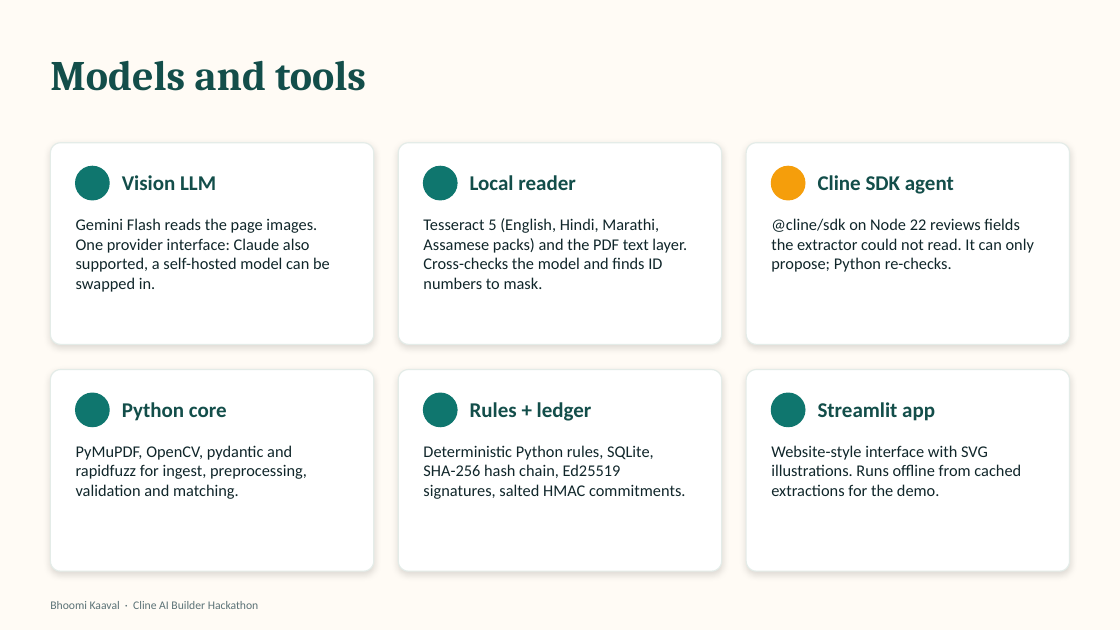
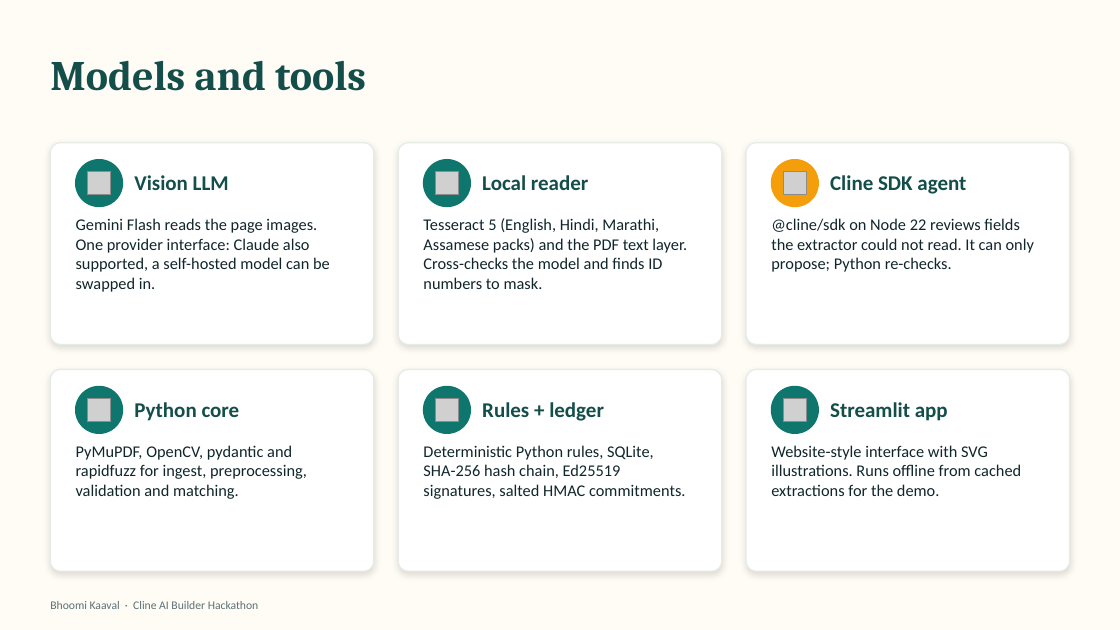
Before and after one commit to hardik23jain-glitch/ClueLess, a slide deck: slide 10 of docs/Bhoomi_Kaaval_Deck.pptx (slide 9 before the commit). Drawn at 1120x630 pixels with LibreOffice and Linux fonts; fonts in the diff are those of the drawing; grey boxes stand for pictures. Boxes give left, top, right and bottom in pixels: in the first picture for what was removed or moved away, otherwise in the second. Text is boxed around its words. In the diff, an @@ line names an element or a change of style, - is before the commit and + after.

Commit message:
docs: deck with icons and real app screenshots (16 slides), PDF re-exported

```diff
--- a/docs/Bhoomi_Kaaval_Deck.pptx
+++ b/docs/Bhoomi_Kaaval_Deck.pptx
@@ ellipse resized from (x1=76, y1=166, x2=109, y2=200) to (x1=76, y1=160, x2=123, y2=207) @@
@@ picture added at (x1=87, y1=171, x2=111, y2=195) @@
@@ text "Vision LLM" moved from (x1=122, y1=175, x2=216, y2=190) to (x1=134, y1=175, x2=229, y2=190) @@
@@ ellipse resized from (x1=423, y1=166, x2=457, y2=200) to (x1=423, y1=160, x2=471, y2=207) @@
@@ picture added at (x1=435, y1=171, x2=459, y2=195) @@
@@ text "Local reader" moved from (x1=470, y1=175, x2=575, y2=190) to (x1=482, y1=175, x2=588, y2=190) @@
@@ ellipse resized from (x1=771, y1=166, x2=805, y2=200) to (x1=771, y1=160, x2=818, y2=207) @@
@@ picture added at (x1=783, y1=171, x2=807, y2=195) @@
@@ text "Cline SDK agent" moved from (x1=818, y1=175, x2=954, y2=194) to (x1=830, y1=175, x2=966, y2=194) @@
@@ ellipse resized from (x1=76, y1=393, x2=109, y2=427) to (x1=76, y1=386, x2=123, y2=434) @@
@@ text "Python core" moved from (x1=122, y1=402, x2=227, y2=421) to (x1=134, y1=402, x2=240, y2=421) @@
@@ ellipse resized from (x1=423, y1=393, x2=457, y2=427) to (x1=423, y1=386, x2=471, y2=434) @@
@@ text "Rules + ledger" moved from (x1=470, y1=402, x2=592, y2=421) to (x1=482, y1=402, x2=604, y2=421) @@
@@ ellipse resized from (x1=771, y1=393, x2=805, y2=427) to (x1=771, y1=386, x2=818, y2=434) @@
@@ text "Streamlit app" moved from (x1=818, y1=402, x2=935, y2=421) to (x1=830, y1=402, x2=948, y2=421) @@
@@ picture added at (x1=87, y1=398, x2=111, y2=422) @@
@@ picture added at (x1=435, y1=398, x2=459, y2=422) @@
@@ picture added at (x1=783, y1=398, x2=807, y2=422) @@
```
Also in this commit, not shown: 10 other slides changed, 1 slide added, 1 other file.
